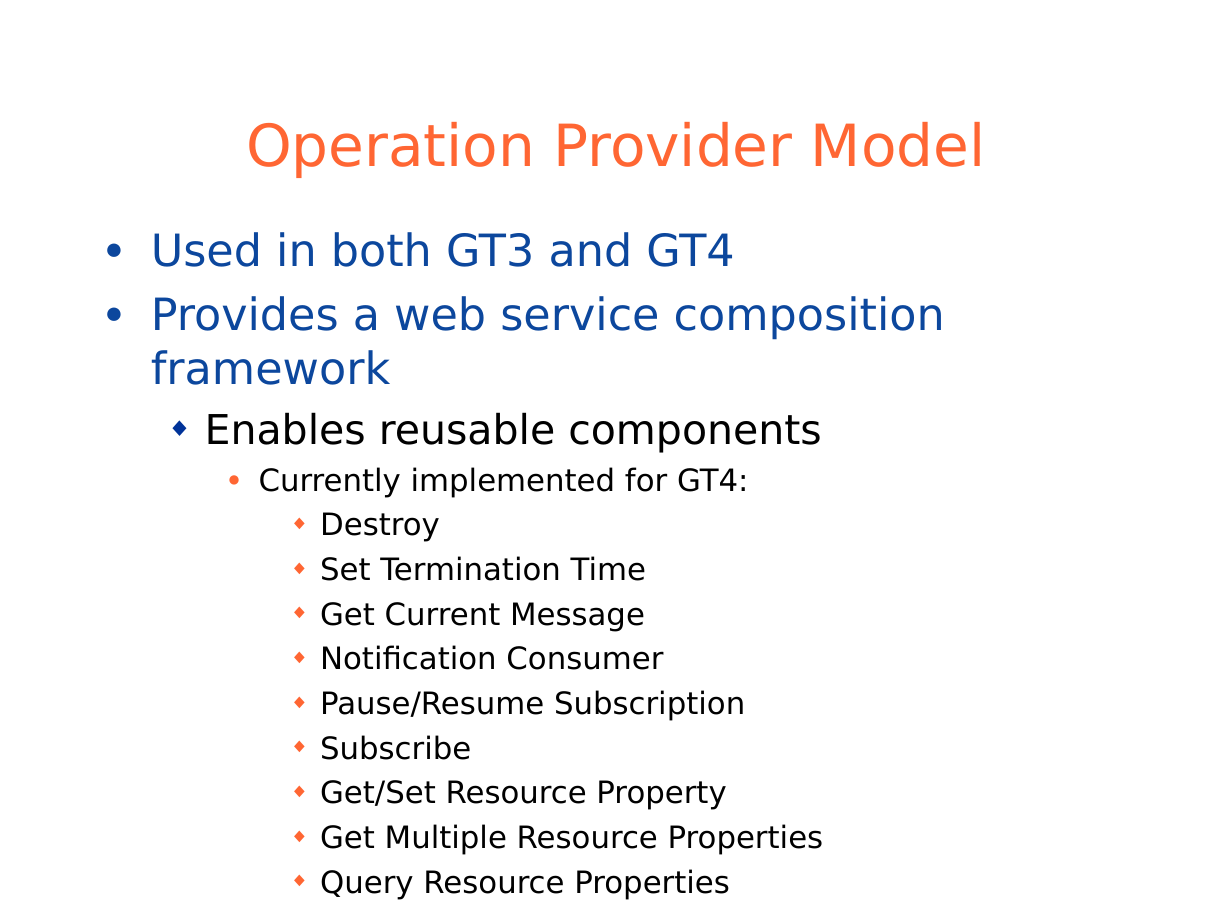
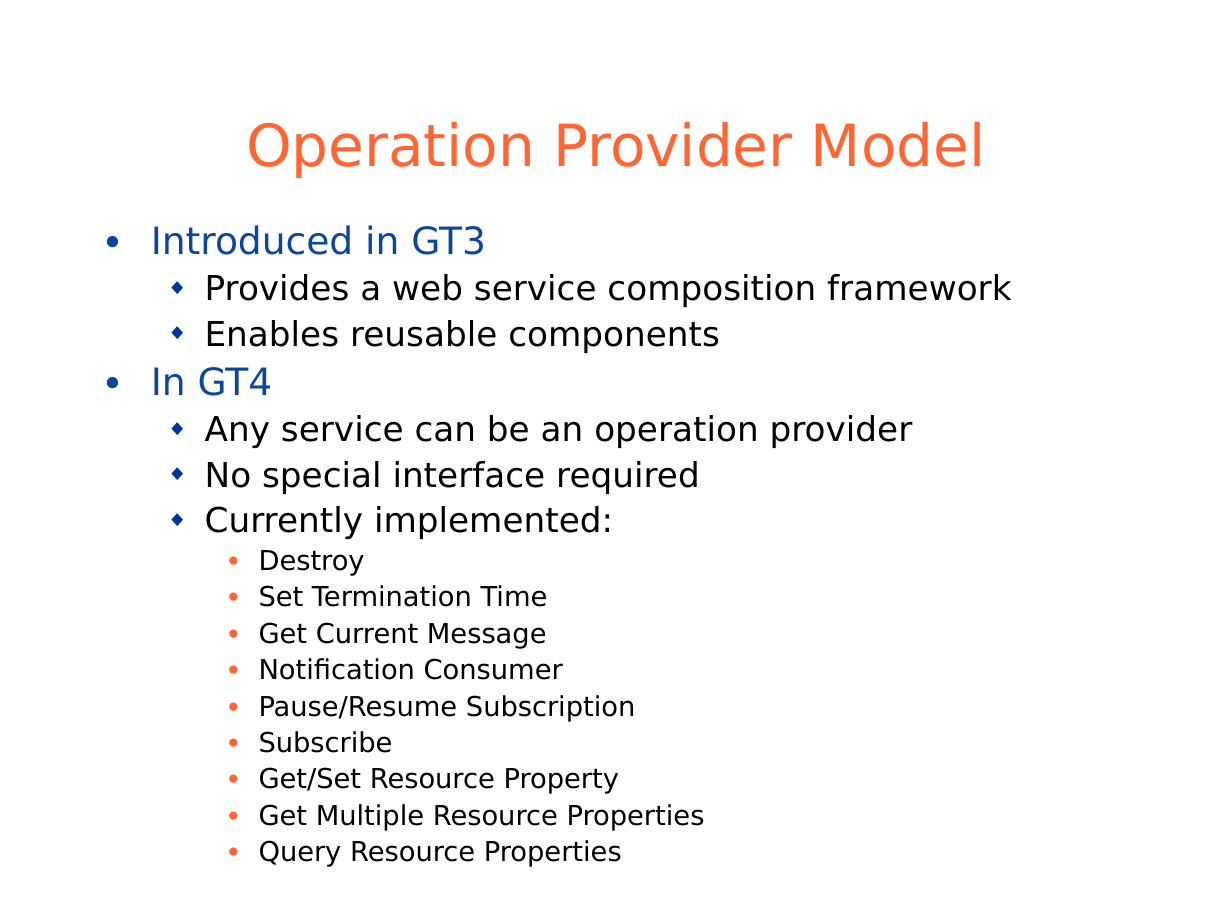
Before and after one commit to globus/globus-toolkit-documentation, a slide deck: slide 10 of toolkit/docs/development/wsrf/WSRFTutorial.ppt. Drawn at 1232x924 pixels with LibreOffice and Linux fonts; fonts in the diff are those of the drawing; background and template pictures are left out. Boxes give left, top, right and bottom in pixels: in the first picture for what was removed or moved away, otherwise in the second. Text is boxed around its words. In the diff, an @@ line names an element or a change of style, - is before the commit and + after.

```diff
--- a/toolkit/docs/development/wsrf/WSRFTutorial.ppt
+++ b/toolkit/docs/development/wsrf/WSRFTutorial.ppt
@@ text at (x1=151, y1=225, x2=486, y2=255): text changed; size 26 to 22 pt @@
-● Used in both GT3 and GT4
+● Introduced in GT3
@@ text at (x1=205, y1=274, x2=1011, y2=867): size 26 to 20 pt, text colour #0C479D to #000000 in "Provides a web service composition framework"; size 24 to 20 pt in "Enables reusable components"; size 18 to 16 pt in "Destroy", "Set Termination Time", "Get Current Message", "Notification Consumer" and 5 more places; bullet ● to ◆; list level 1 to 2 in "Provides a web service composition ..."; line spacing 1 to 0.9; bullet colour #0C479D to #003399; less space between paragraphs; bullet ◆ to ●; list level 4 to 3 in "Destroy"; list level 4 to 3 in "Set Termination Time"; list level 4 to 3 in "Get Current Message"; list level 4 to 3 in "Notification Consumer"; list level 4 to 3 in "Pause/Resume Subscription"; list level 4 to 3 in "Subscribe"; list level 4 to 3 in "Get/Set Resource Property"; list level 4 to 3 in "Get Multiple Resource Properties"; list level 4 to 3 in "Query Resource Properties" @@
@@ text at (x1=151, y1=367, x2=913, y2=539): text changed; size 18 to 20 pt @@
-    ● Currently implemented for GT4:
+● In GT4
+  ◆ Any service can be an operation provider
+  ◆ No special interface required
+  ◆ Currently implemented:
```
Also in this commit, not shown: 12 other slides changed.
